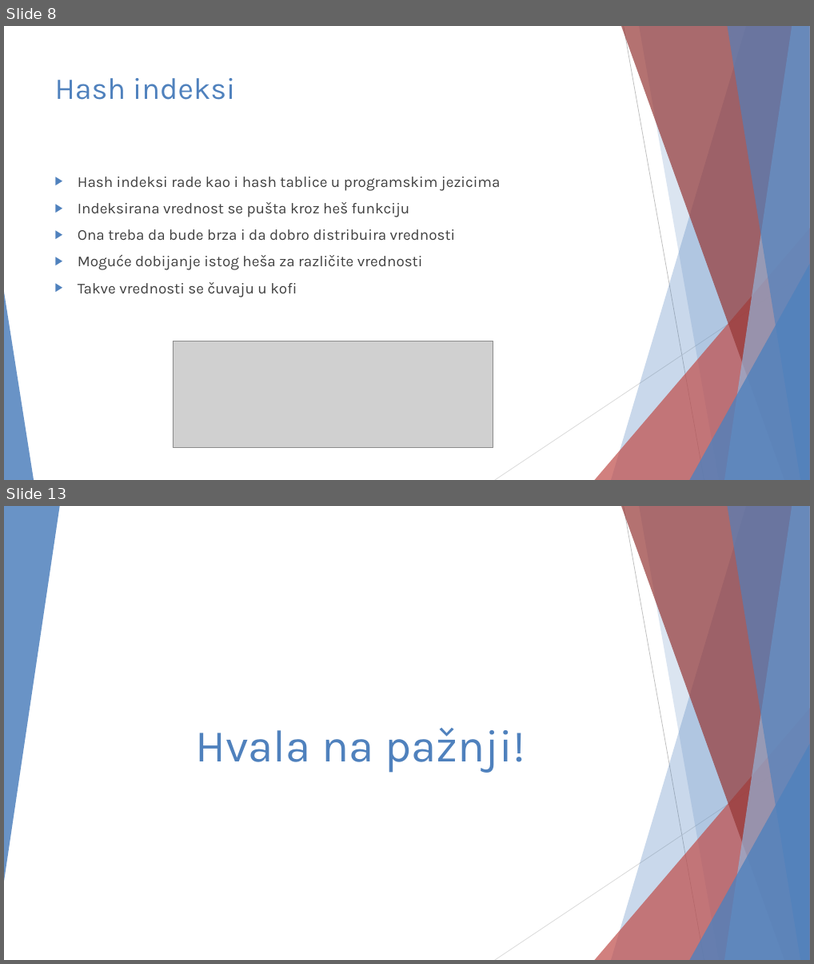
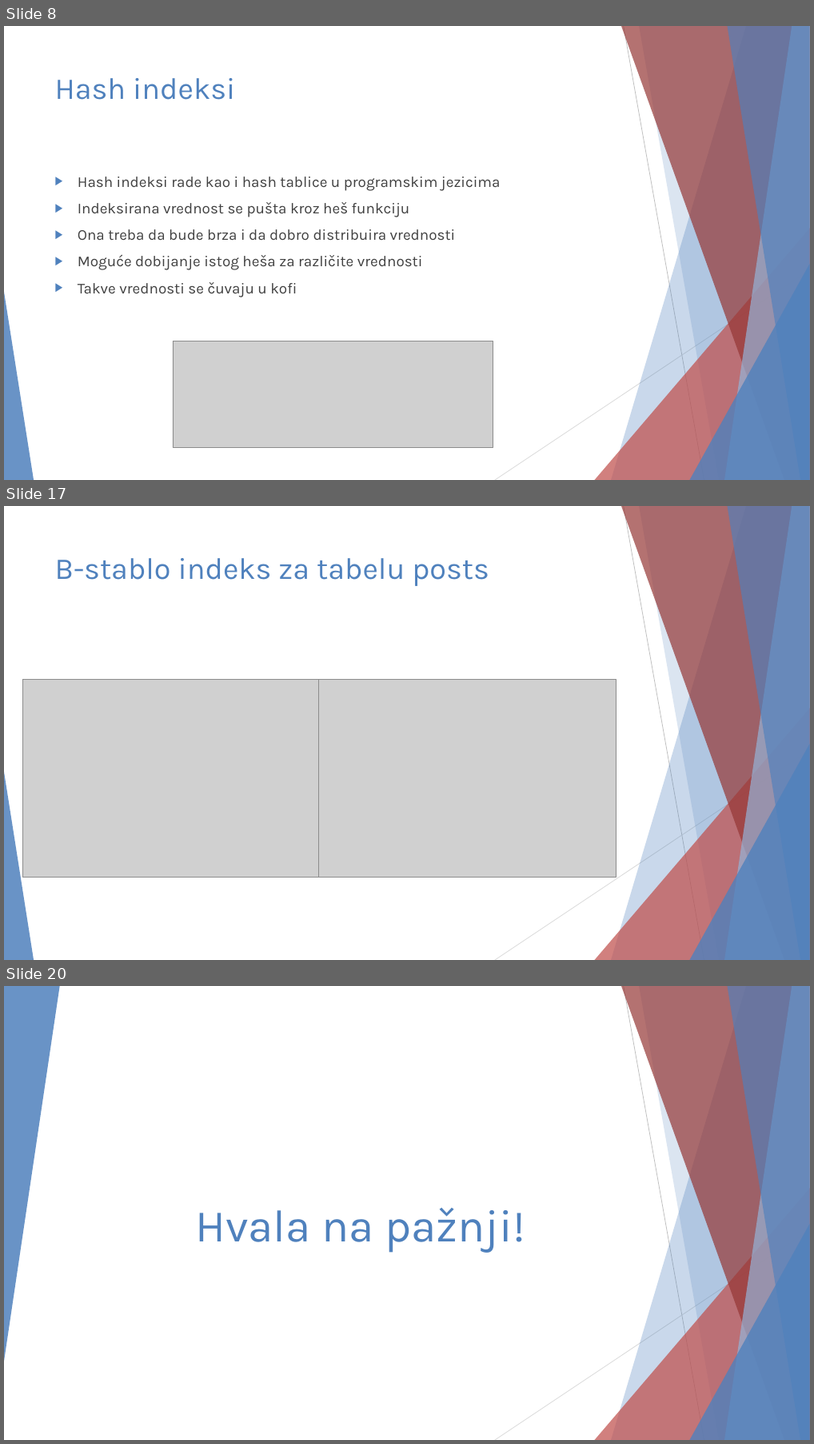
Before and after one commit to JKostov/dbms-1, a slide deck: docs/PostgreSQL - Julije Kostov 1026.pptx. Shown one above the other, each under a label of ours: slides 8 and 13 before the commit, slides 8, 17 and 20 after it; the slides between them are not shown. The pictures are 814x964 and 814x1444 pixels, drawn with LibreOffice and Linux fonts; fonts in the diff are those of the drawing; grey boxes stand for pictures. Boxes give left, top, right and bottom in pixels: in the first picture for what was removed or moved away, otherwise in the second. Text is boxed around its words. In the diff, an @@ line names an element or a change of style, - is before the commit and + after.

```diff
--- a/docs/PostgreSQL - Julije Kostov 1026.pptx
+++ b/docs/PostgreSQL - Julije Kostov 1026.pptx
@@ slide 17 added at [4,506,810,960], background #FFFFFF; not listed: 10 template elements that a slide beside it also shows @@
@@ title added at [55,558,490,586], 36 pt, text #4F81BD @@
+B-stablo indeks za tabelu posts
@@ picture added at [22,680,319,877] @@
@@ picture added at [319,680,617,877] @@
@@ what was slide 13 is now slide 20 @@
```
Also in this commit, not shown: 2 slides changed, 8 other slides added, 2 slides removed, 1 other file.
